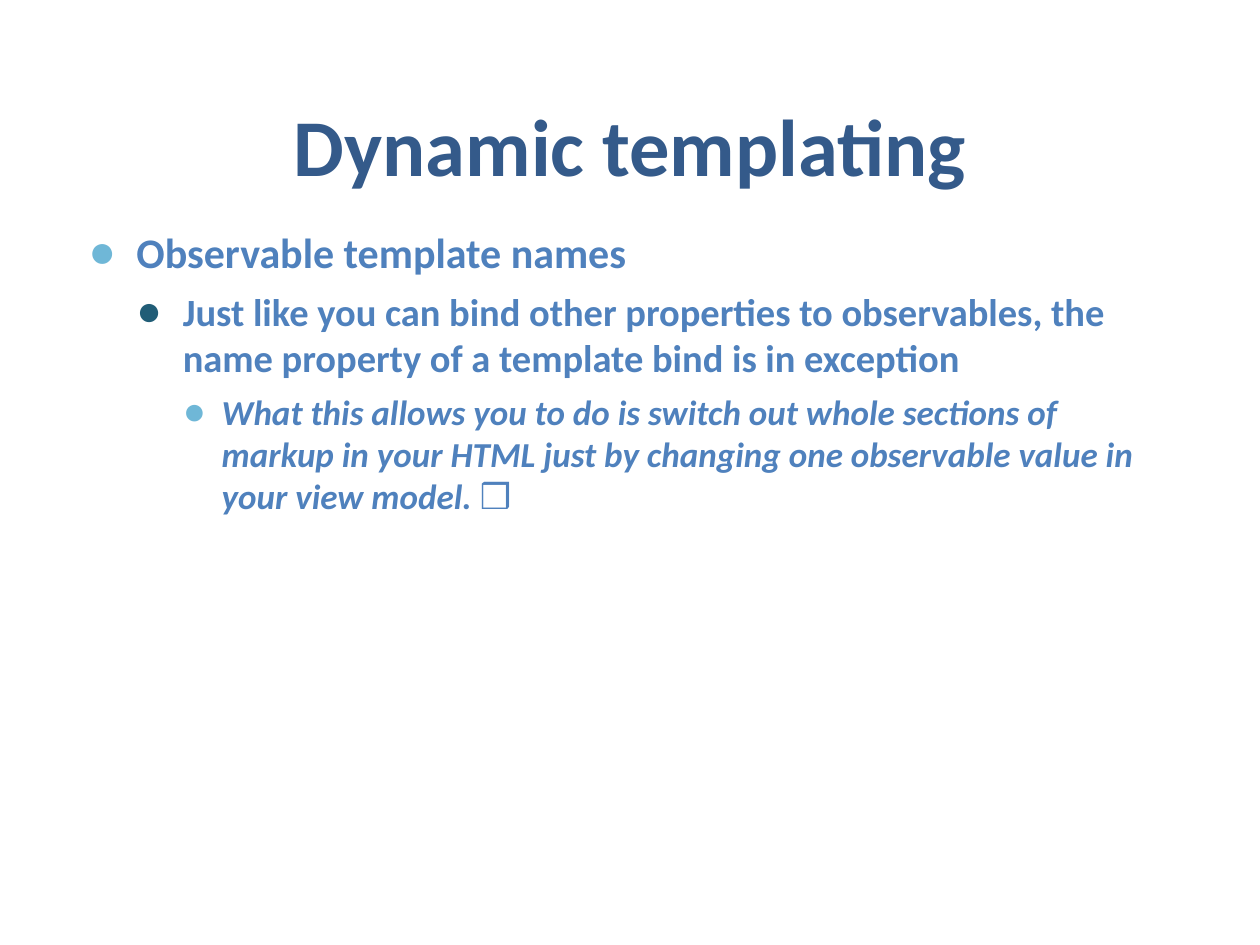
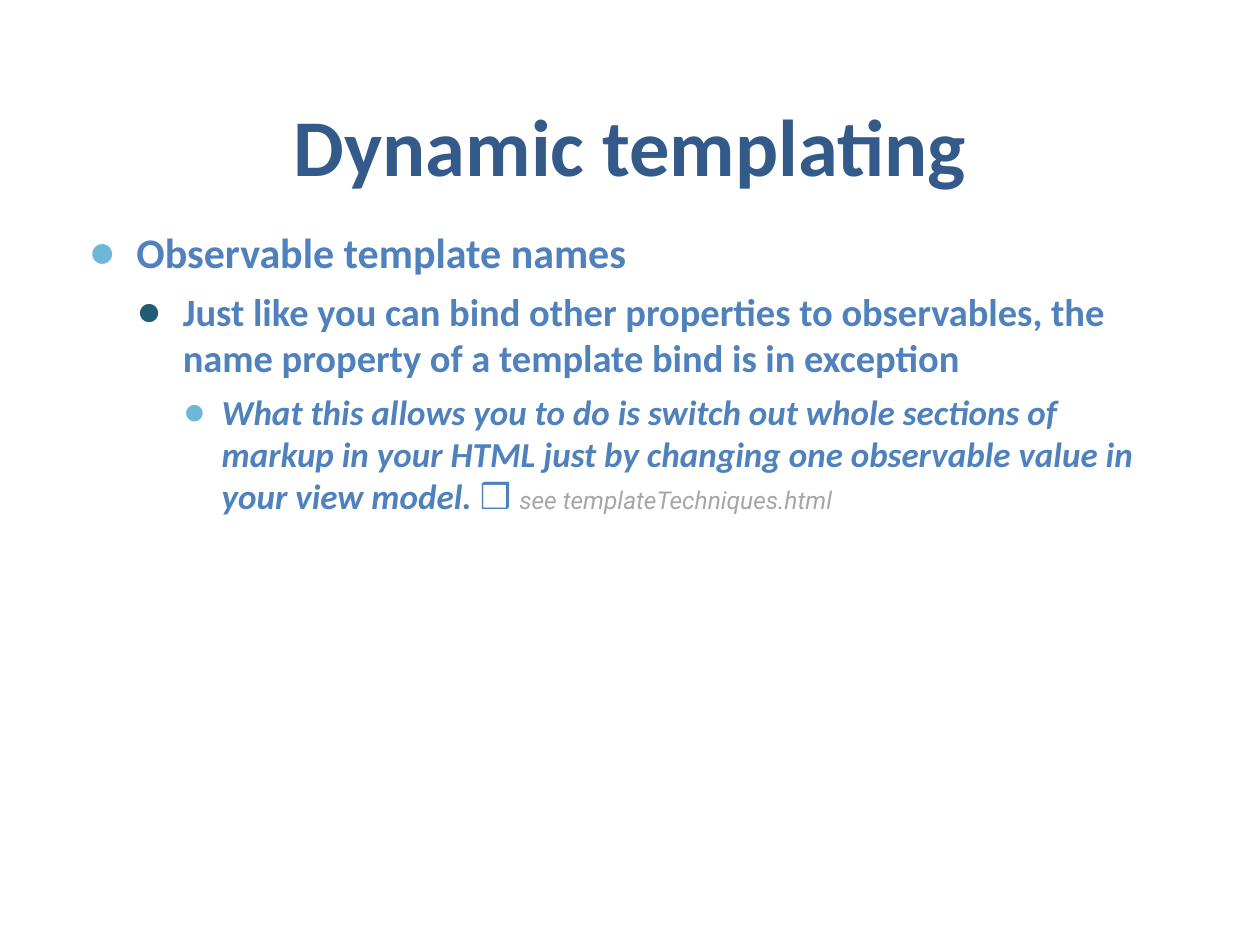
Before and after one commit to samnau/knockout-templating, a slide deck: slide 12 of Knockout Templating - slides.pptx. Drawn at 1260x945 pixels with LibreOffice and Linux fonts; fonts in the diff are those of the drawing; background and template pictures are left out. Boxes give left, top, right and bottom in pixels: in the first picture for what was removed or moved away, otherwise in the second. Text is boxed around its words. In the diff, an @@ line names an element or a change of style, - is before the commit and + after.

Commit message:
Added example citations to Powerpoint and renamed the template example file

```diff
--- a/Knockout Templating - slides.pptx
+++ b/Knockout Templating - slides.pptx
@@ text at (x1=222, y1=400, x2=1133, y2=515): text changed @@
-    ● What this allows you to do is switch out whole sections of markup in your HTML just by changing one observable value in your view model. ❒
+    ● What this allows you to do is switch out whole sections of markup in your HTML just by changing one observable value in your view model. ❒ see templateTechniques.html
```
Also in this commit, not shown: 9 other slides changed, 1 slide removed, 1 other file.
